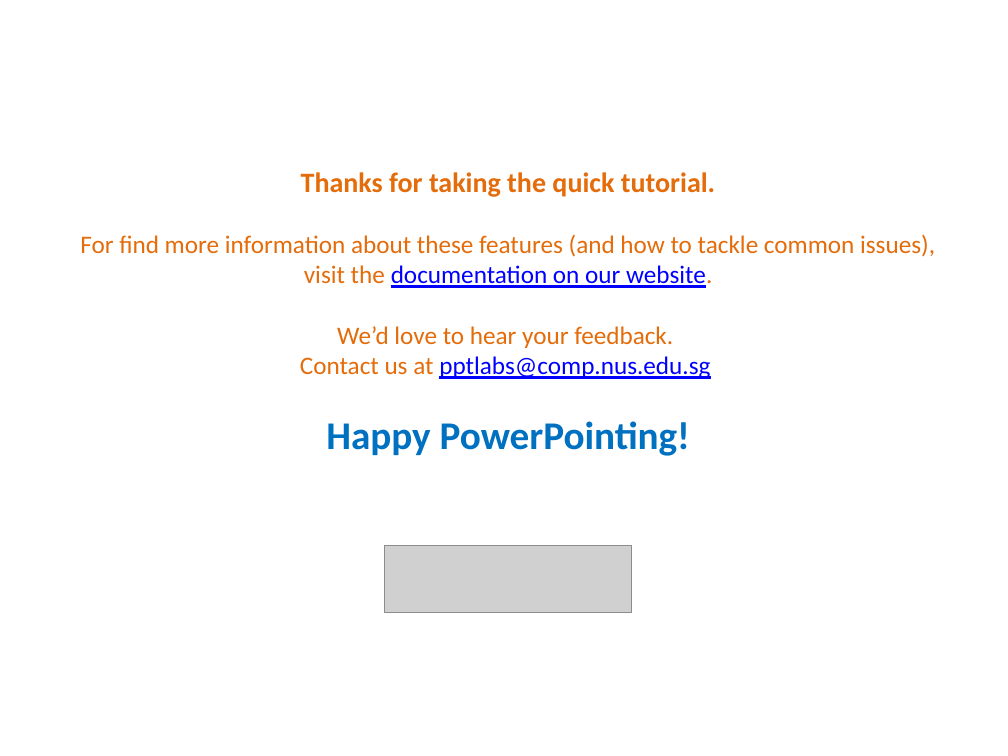
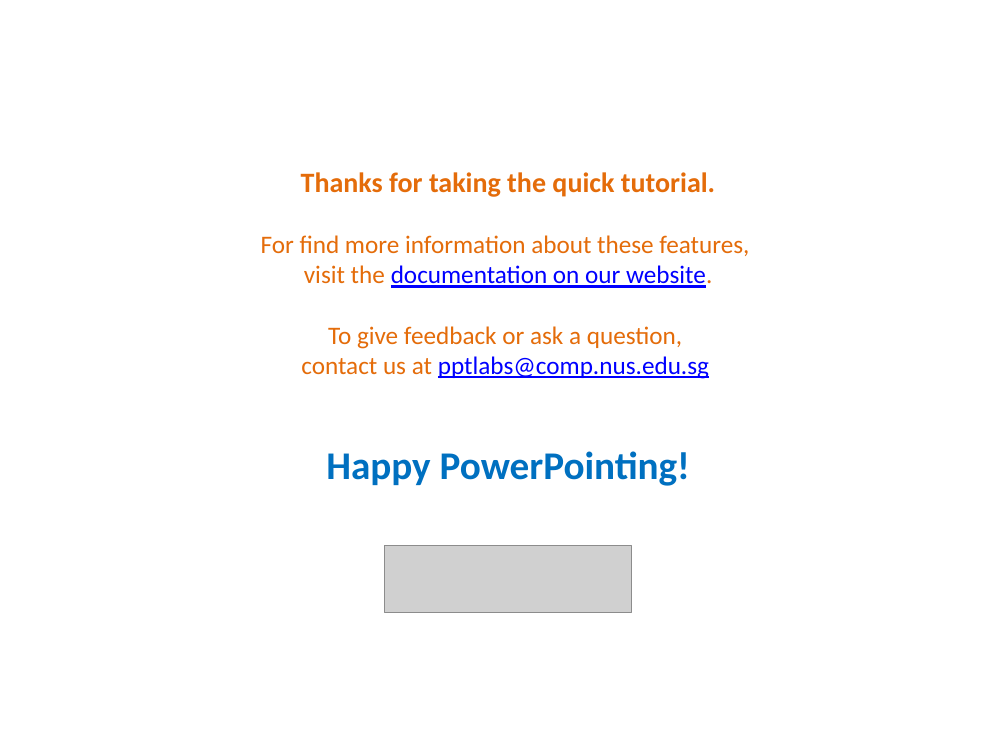
Before and after one commit to PowerPointLabs/PowerPointLabs, a slide deck: slide 33 of doc/PowerPointLabs Quick Tutorial.pptx. Drawn at 1008x756 pixels with LibreOffice and Linux fonts; fonts in the diff are those of the drawing; grey boxes stand for pictures. Boxes give left, top, right and bottom in pixels: in the first picture for what was removed or moved away, otherwise in the second. Text is boxed around its words. In the diff, an @@ line names an element or a change of style, - is before the commit and + after.

```diff
--- a/doc/PowerPointLabs Quick Tutorial.pptx
+++ b/doc/PowerPointLabs Quick Tutorial.pptx
@@ text at <box>261,235,749,379</box>: text changed @@
-For find more information about these features (and how to tackle common issues), visit the documentation on our website.
-We’d love to hear your feedback.
-Contact us at pptlabs@comp.nus.edu.sg
+For find more information about these features,
+visit the documentation on our website.
+To give feedback or ask a question,
+contact us at pptlabs@comp.nus.edu.sg
```
Also in this commit, not shown: 3 other slides changed.
